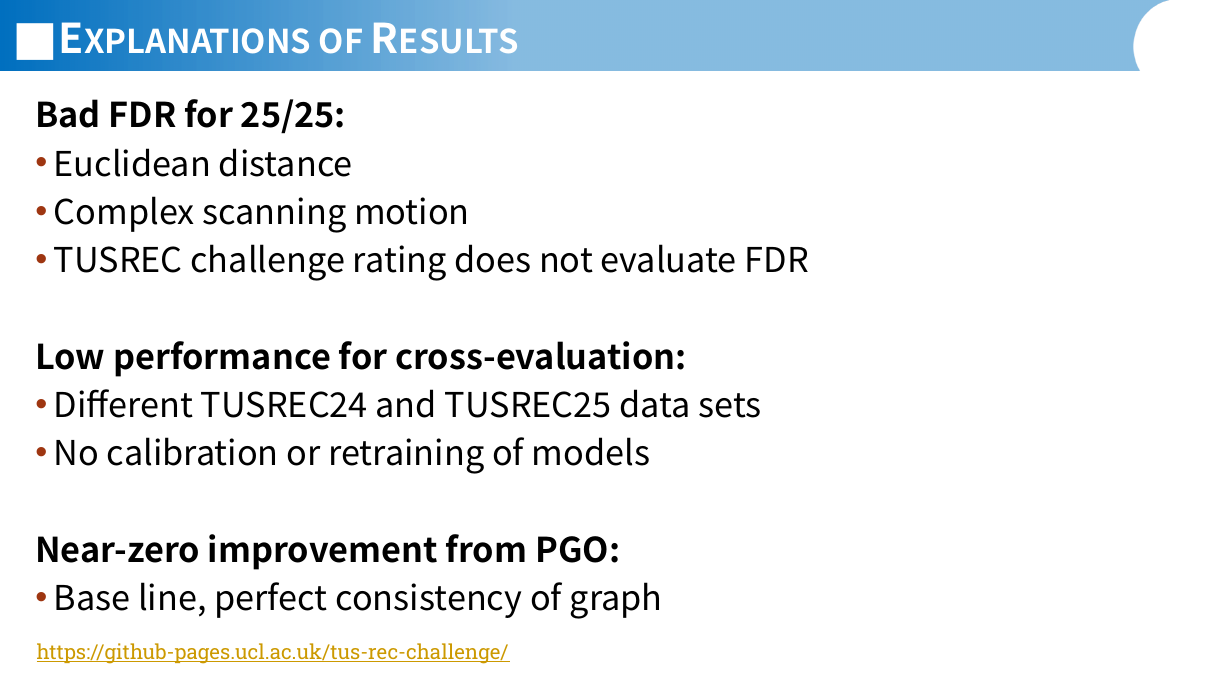
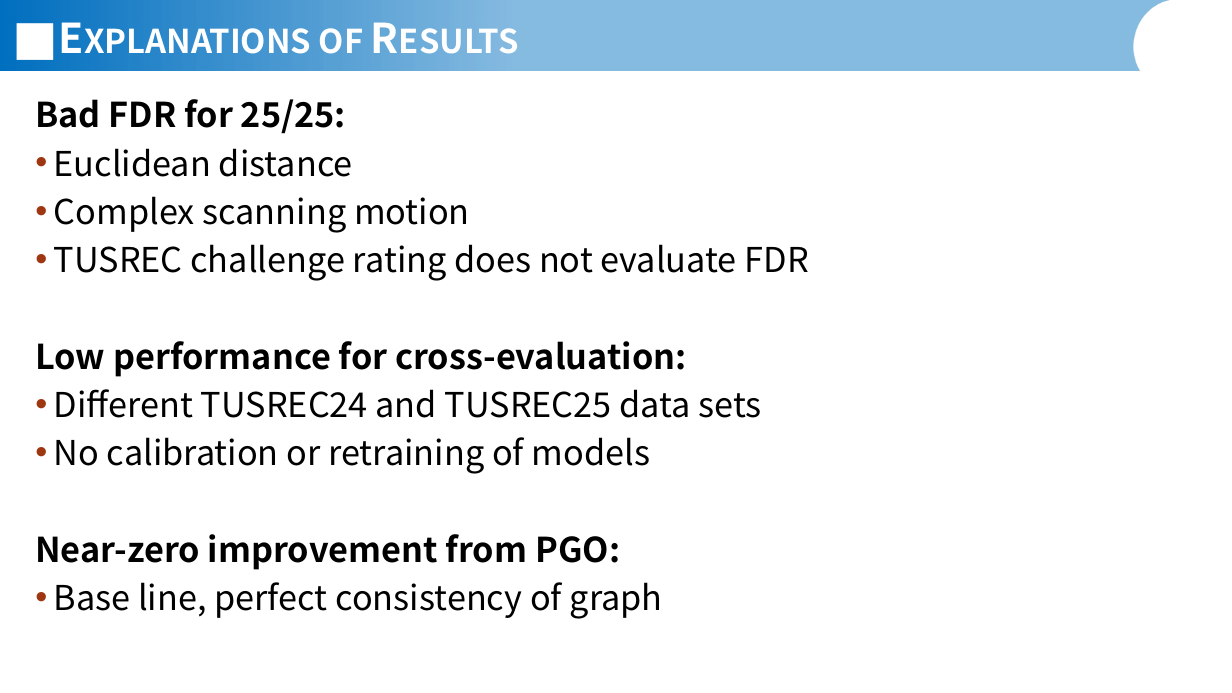
Before and after one commit to JannisIwate/DualTrack, a slide deck: slide 7 of documents/presentations/Jannis_Meyer_Presentation_01_06_2026.pptx. Drawn at 1232x693 pixels with LibreOffice and Linux fonts; fonts in the diff are those of the drawing; background and template pictures are left out. Boxes give left, top, right and bottom in pixels: in the first picture for what was removed or moved away, otherwise in the second. Text is boxed around its words. In the diff, an @@ line names an element or a change of style, - is before the commit and + after.

```diff
--- a/documents/presentations/Jannis_Meyer_Presentation_01_06_2026.pptx
+++ b/documents/presentations/Jannis_Meyer_Presentation_01_06_2026.pptx
@@ text removed at <box>37,643,509,664</box> @@
-https://github-pages.ucl.ac.uk/tus-rec-challenge/
```
Also in this commit, not shown: 1 other slide changed, 2 slides added.
